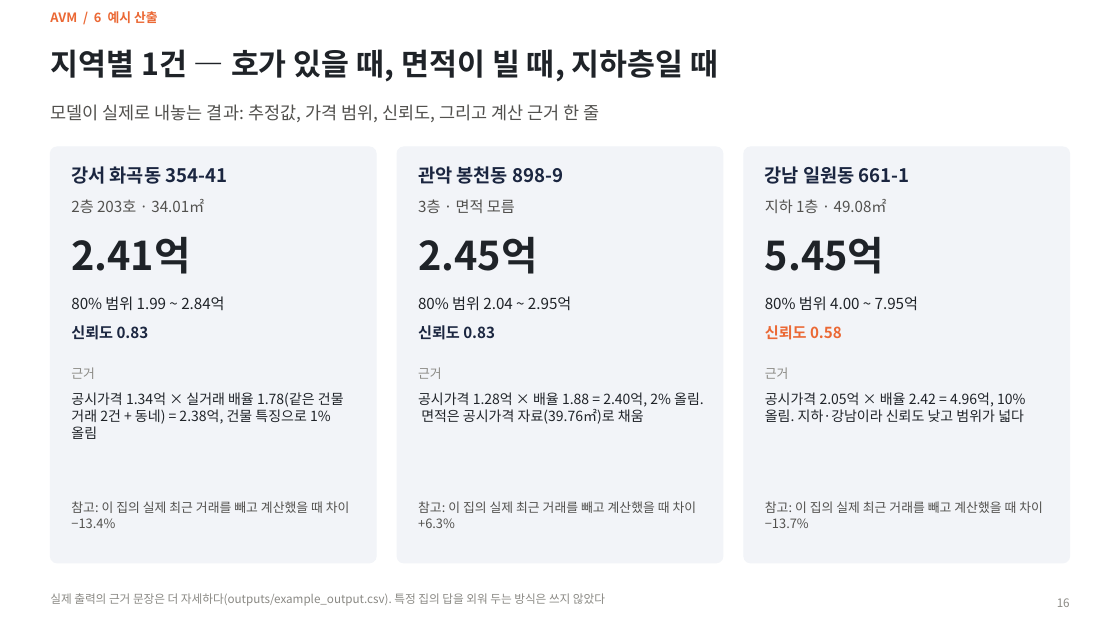
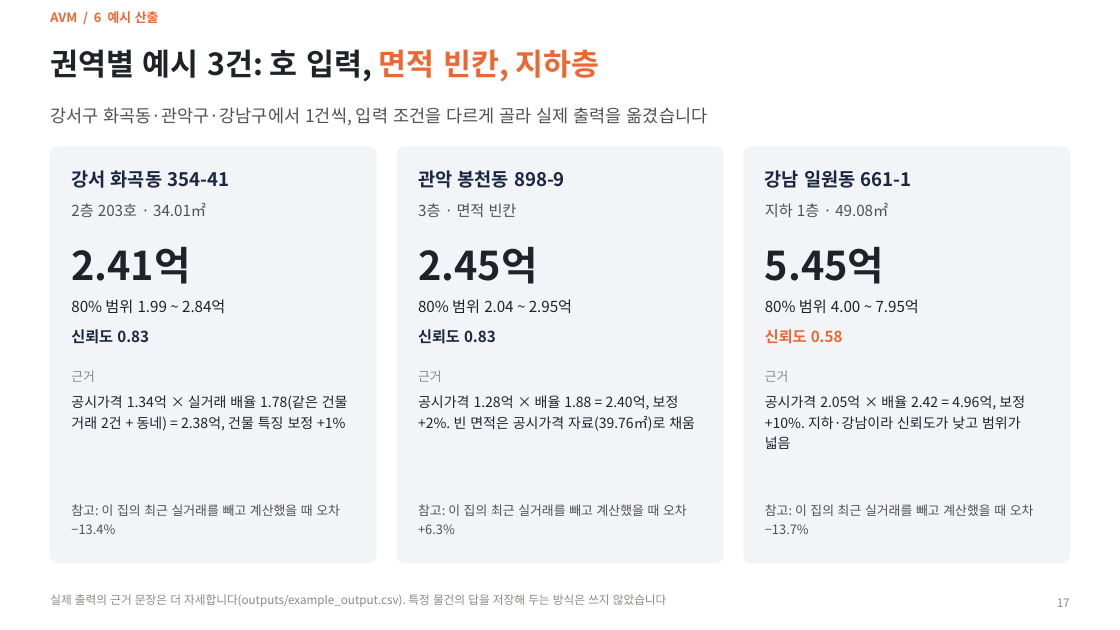
Before and after one commit to KimInSeok-DA/DA_Seoul_Villa_AVM, a slide deck: slide 17 of presentation/AVM_발표.pptx (slide 16 before the commit). Drawn at 1120x630 pixels with LibreOffice and Linux fonts; fonts in the diff are those of the drawing. Boxes give left, top, right and bottom in pixels: in the first picture for what was removed or moved away, otherwise in the second. Text is boxed around its words. In the diff, an @@ line names an element or a change of style, - is before the commit and + after.

```diff
--- a/presentation/AVM_발표.pptx
+++ b/presentation/AVM_발표.pptx
@@ title at [50, 49, 600, 82]: text changed @@
-지역별 1건 — 호가 있을 때, 면적이 빌 때, 지하층일 때
+권역별 예시 3건: 호 입력, 면적 빈칸, 지하층
@@ text at [50, 107, 707, 125]: text changed @@
-모델이 실제로 내놓는 결과: 추정값, 가격 범위, 신뢰도, 그리고 계산 근거 한 줄
+강서구 화곡동·관악구·강남구에서 1건씩, 입력 조건을 다르게 골라 실제 출력을 옮겼습니다
@@ text at [418, 203, 517, 217]: text changed @@
-3층 · 면적 모름
+3층 · 면적 빈칸
@@ line spacing 1 to 1.2 in 17 elements at [71, 170, 229, 188], [71, 203, 206, 217], [71, 247, 190, 284], [71, 299, 225, 314], [71, 329, 149, 344], [71, 370, 95, 382], [418, 170, 565, 188], [418, 247, 537, 284], [418, 299, 572, 314], [418, 329, 496, 344], [418, 370, 442, 382], [765, 170, 912, 188], [765, 203, 888, 217], [765, 247, 884, 284], [765, 299, 919, 313], [765, 329, 843, 344], [765, 370, 789, 382] @@
@@ text at [71, 395, 348, 431]: text changed @@
-공시가격 1.34억 × 실거래 배율 1.78(같은 건물 거래 2건 + 동네) = 2.38억, 건물 특징으로 1% 올림
+공시가격 1.34억 × 실거래 배율 1.78(같은 건물 거래 2건 + 동네) = 2.38억, 건물 특징 보정 +1%
@@ text at [418, 395, 695, 431]: text changed @@
-공시가격 1.28억 × 배율 1.88 = 2.40억, 2% 올림. 면적은 공시가격 자료(39.76㎡)로 채움
+공시가격 1.28억 × 배율 1.88 = 2.40억, 보정 +2%. 빈 면적은 공시가격 자료(39.76㎡)로 채움
@@ text at [765, 395, 1025, 449]: text changed @@
-공시가격 2.05억 × 배율 2.42 = 4.96억, 10% 올림. 지하·강남이라 신뢰도 낮고 범위가 넓다
+공시가격 2.05억 × 배율 2.42 = 4.96억, 보정 +10%. 지하·강남이라 신뢰도가 낮고 범위가 넓음
@@ text at [71, 504, 340, 534]: text changed @@
-참고: 이 집의 실제 최근 거래를 빼고 계산했을 때 차이 −13.4%
+참고: 이 집의 최근 실거래를 빼고 계산했을 때 오차 −13.4%
@@ text at [418, 504, 687, 534]: text changed @@
-참고: 이 집의 실제 최근 거래를 빼고 계산했을 때 차이 +6.3%
+참고: 이 집의 최근 실거래를 빼고 계산했을 때 오차 +6.3%
@@ text at [765, 504, 1034, 534]: text changed @@
-참고: 이 집의 실제 최근 거래를 빼고 계산했을 때 차이 −13.7%
+참고: 이 집의 최근 실거래를 빼고 계산했을 때 오차 −13.7%
@@ text at [50, 594, 667, 607]: text changed @@
-실제 출력의 근거 문장은 더 자세하다(outputs/example_output.csv). 특정 집의 답을 외워 두는 방식은 쓰지 않았다
+실제 출력의 근거 문장은 더 자세합니다(outputs/example_output.csv). 특정 물건의 답을 저장해 두는 방식은 쓰지 않았습니다
@@ page number at [1057, 598, 1070, 607]: text changed @@
-16
+17
```
Also in this commit, not shown: 28 other slides changed, 1 slide added, 14 other files.
